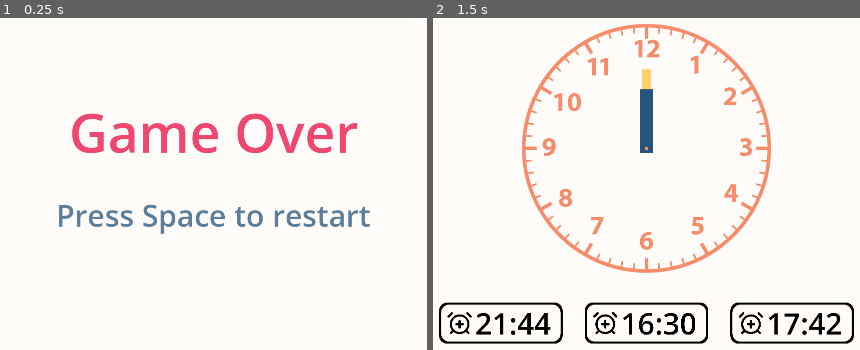
Above: before the commit, frames 1-2 (left to right).
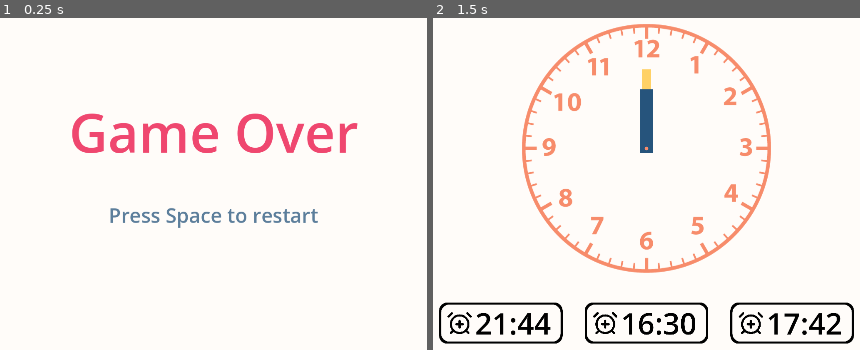
Above: after the commit, the same moments.

Repository: TheDedemon/Clockwise
Game: Godot game, scene res://nodes/screens/game_over_screen.tscn
Same seed, same stepped clock (60 frames per second), same inputs: the game is played once before the commit and once after it. This scene is started directly instead of the project's main scene.
Inputs:
- Up to frame 1 (0.25 s): no input
- Up to frame 2 (1.5 s): tap Space (Confirm) at 0.5, 1.35 s; hold Space (Confirm) 0.53-1.28 s

The runs differ from the first frame. In frame 1, 2.1% of the frame differs, in the area x 13-87%, y 56-66%; in frame 2, nothing differs.

Commit message:
update: game over screen

Diff:
--- a/nodes/screens/game_over_screen.tscn
+++ b/nodes/screens/game_over_screen.tscn
@@ -30,5 +30,7 @@
 offset_bottom = 749.5
 grow_horizontal = 2
 grow_vertical = 2
-theme_override_font_sizes/font_size = 72
+theme_override_font_sizes/font_size = 48
 text = "Press Space to restart"
+horizontal_alignment = 1
+vertical_alignment = 1
